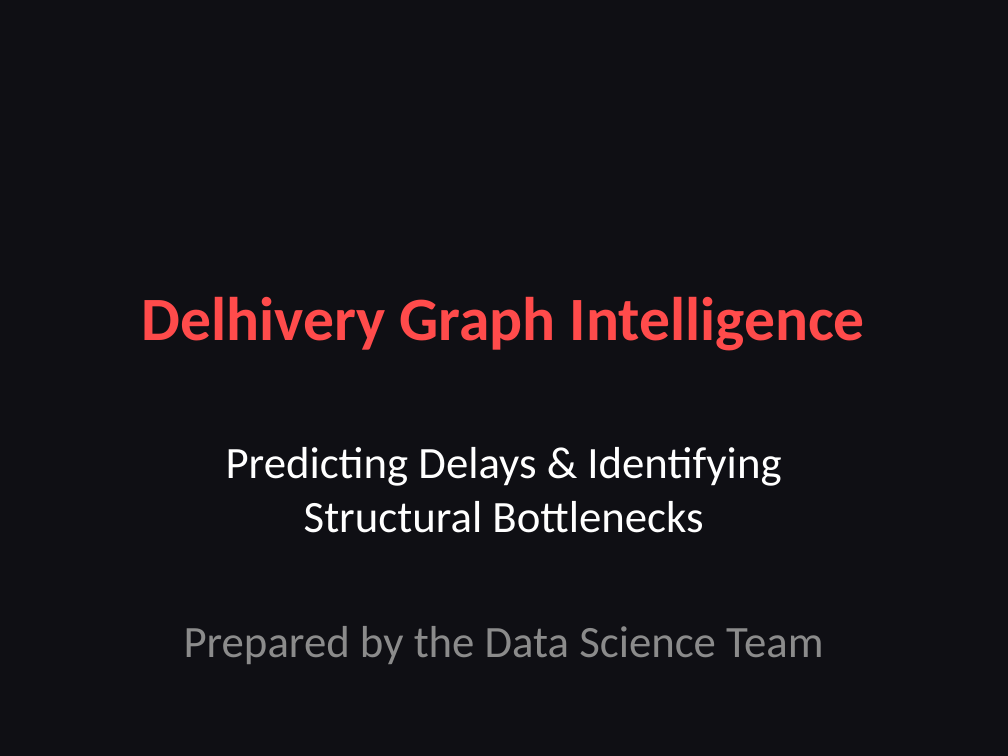
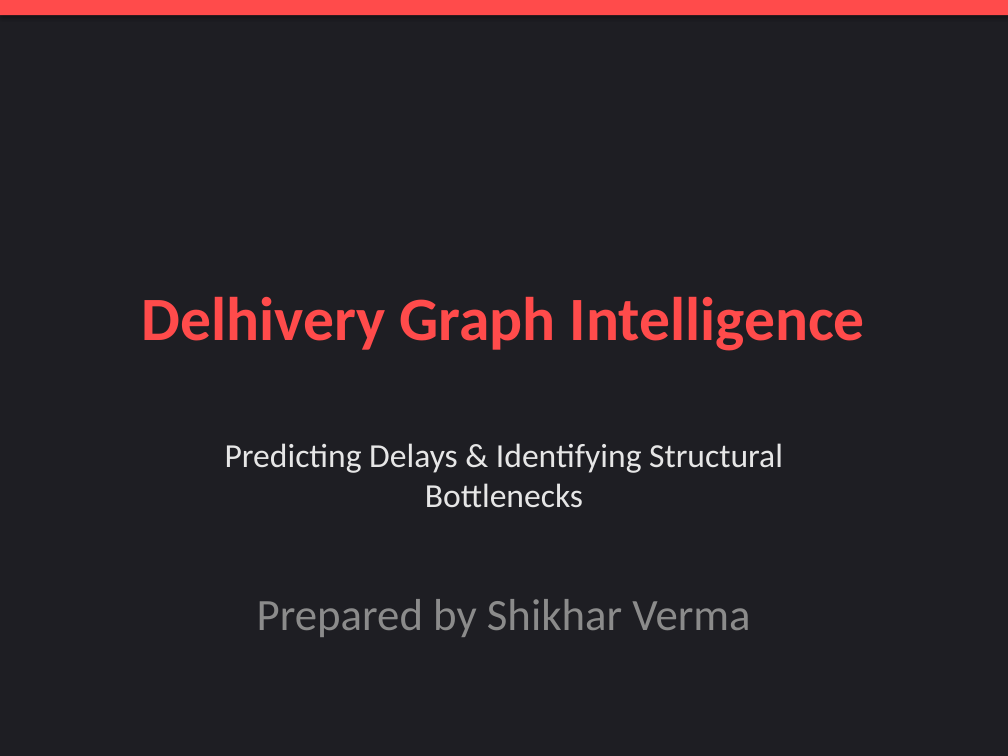
Before and after one commit to Shikhyy/Delhivery-Graph-Intelligence-System, a slide deck: slide 1 of Pitch_Deck.pptx. Drawn at 1008x756 pixels with LibreOffice and Linux fonts; fonts in the diff are those of the drawing. Boxes give left, top, right and bottom in pixels: in the first picture for what was removed or moved away, otherwise in the second. Text is boxed around its words. In the diff, an @@ line names an element or a change of style, - is before the commit and + after.

Commit message:
Update author to Shikhar Verma and improve PPTX styling

```diff
--- a/Pitch_Deck.pptx
+++ b/Pitch_Deck.pptx
@@ background #0F0F14 to #1E1E23 @@
@@ rectangle added at (0,0,1008,15), fill #FF4B4B @@
@@ subtitle at (225,443,783,508): size 32 to 24 pt, text colour #FFFFFF to #E6E6E6 in "Predicting Delays & Identifying Structural Bottlenecks"; less space between paragraphs @@
@@ subtitle at (257,599,750,637): text changed @@
-Prepared by the Data Science Team
+Prepared by Shikhar Verma
```
Also in this commit, not shown: 8 other slides changed, 2 other files.
